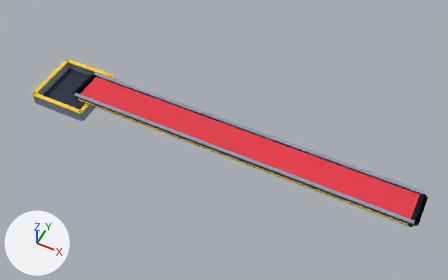
Renders of the glTF model assets/Models/belt.glb from each side of a commit.
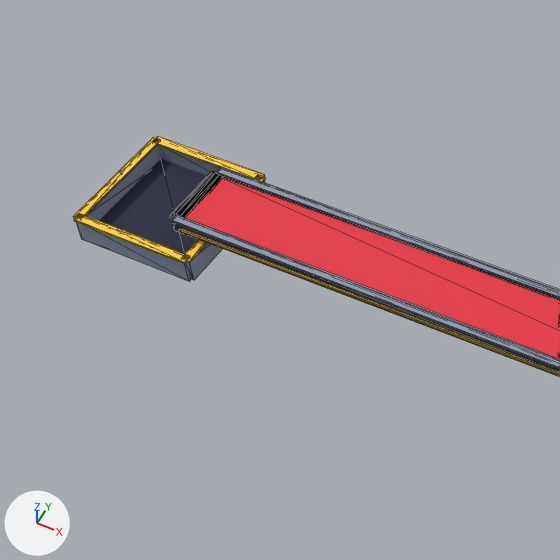
Each version is shown whole from a 50 mm camera at (12.3, -26.8, 34.6) aimed at (-1.2, 0.3, 0.7), then close up on the part from 0% to 54% of the width and 0% to 86% of the height. Arrows for +X, +Y and +Z are at lower left; the lights stay in place. The first two pictures are the older version. The close-ups show mesh edges as thin lines. Vertices at exactly the same position are counted once.

The first close-up shows 'plat'.
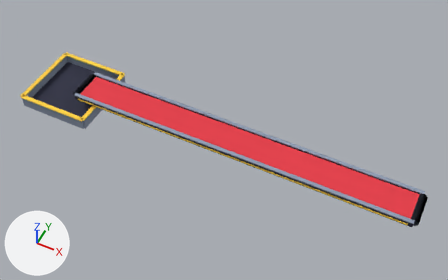
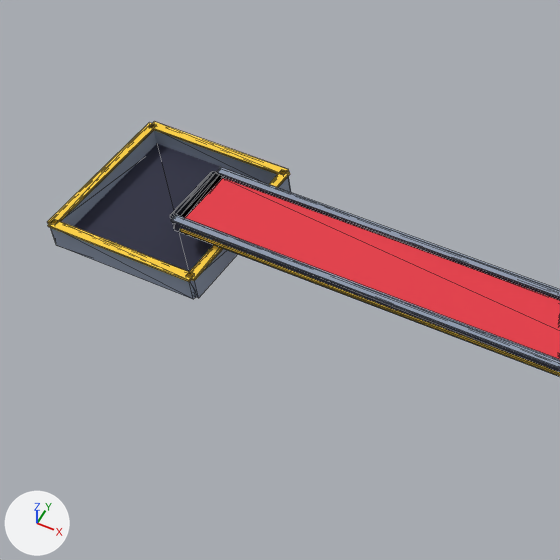
What changed in the scene script:
```text
Change me_plat:
    used by ob_plat; location = (0.0, 0.0, 0.0)
    remove me_plat.from_pydata(...)  # 566 vertices, 948 faces; spans x -16.7..13.4, y -2.4..2.4, z 0.0..1.6
    add me_plat.from_pydata(...)  # 566 vertices, 948 faces; spans x -17.3..13.4, y -3.0..3.0, z 0.0..1.6
    me_plat part 1: the loose piece of 8 vertices spanning x -16.5..-12.1, y -2.2..2.2, z 0.0..0.2 is scaled about its middle by (1.27, 1.27, 1)
    me_plat part 2: the loose piece of 8 vertices spanning x -16.5..-12.1, y -2.3..-2.1, z 0.0..0.9 is scaled about its middle by (1.27, 1, 1), then moved by (0.0, -0.6, 0.0)
    me_plat part 3: the loose piece of 8 vertices spanning x -16.5..-12.1, y -2.4..-2.0, z 0.9..1.0 is scaled about its middle by (1.27, 1, 1), then moved by (0.0, -0.6, 0.0)
    me_plat part 4: the loose piece of 8 vertices spanning x -16.5..-12.1, y 2.1..2.3, z 0.0..0.9 is scaled about its middle by (1.27, 1, 1), then moved by (0.0, 0.6, 0.0)
    me_plat part 5: the loose piece of 8 vertices spanning x -16.5..-12.1, y 2.0..2.4, z 0.9..1.0 is scaled about its middle by (1.27, 1, 1), then moved by (0.0, 0.6, 0.0)
    me_plat part 6: the loose piece of 8 vertices spanning x -16.6..-16.4, y -2.2..2.2, z 0.0..0.9 is scaled about its middle by (1, 1.27, 1), then moved by (-0.6, 0.0, 0.0)
    me_plat part 7: the loose piece of 8 vertices spanning x -16.7..-16.3, y -2.2..2.2, z 0.9..1.0 is scaled about its middle by (1, 1.27, 1), then moved by (-0.6, 0.0, 0.0)
    me_plat part 8: the loose piece of 8 vertices spanning x -12.2..-12.0, y -2.2..2.2, z 0.0..0.9 is scaled about its middle by (1, 1.27, 1), then moved by (0.6, 0.0, 0.0)
    me_plat part 9: the loose piece of 8 vertices spanning x -12.3..-11.9, y -2.2..2.2, z 0.9..1.0 is scaled about its middle by (1, 1.27, 1), then moved by (0.6, 0.0, 0.0)
```

Location of each change, (x1, y1, x2, y2) in pixels of the close-ups (560 x 560 px; the box of a moved part takes in the faces that stretch with it):
'plat', reshaped: before (73, 136, 560, 377); after (47, 122, 560, 377)
part 1 of me_plat, moved or reshaped: before (99, 159, 207, 254); after (73, 144, 268, 272)
part 2 of me_plat, moved or reshaped: before (76, 222, 191, 281); after (51, 228, 195, 299)
part 3 of me_plat, moved or reshaped: before (74, 215, 190, 264); after (48, 220, 193, 282)
part 4 of me_plat, moved or reshaped: before (158, 145, 220, 176); after (154, 130, 278, 184)
part 5 of me_plat, moved or reshaped: before (155, 136, 265, 180); after (149, 122, 289, 175)
part 6 of me_plat, moved or reshaped: before (87, 145, 161, 221); after (60, 130, 157, 226)
part 7 of me_plat, moved or reshaped: before (73, 137, 159, 219); after (47, 122, 156, 225)
part 8 of me_plat, moved or reshaped: before (187, 181, 265, 280); after (192, 176, 291, 298)
part 9 of me_plat, moved or reshaped: before (182, 175, 266, 263); after (188, 170, 290, 281)
